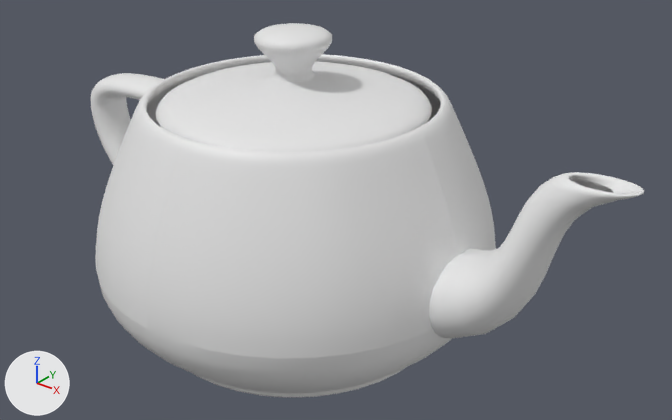
One commit to the OBJ model static/teapot.obj: the scene before it, then after it.
Rendered twice from a 50 mm lens placed at (5.58, -6.34, 5.38), pointed at (0.36, 0.18, 1.34). Lighting does not change. The marker at lower left points along +X, +Y and +Z. Where no turn or scale is listed for an object, it has been applied to the vertices. Vertices at the same position are counted once.

The first picture shows 'teapot'.
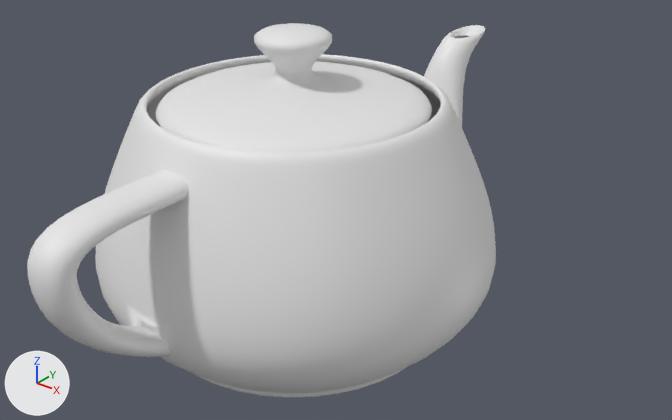
Commit message: Using a better teapot

Where the change shows, as pixel boxes (x1, y1, x2, y2) in the pictures (672 x 420 px):
'teapot', reshaped (15% narrower)
    before: (91, 23, 644, 398)
    after: (27, 23, 496, 398)
part 1 of me_teapot, added
    after: (424, 25, 485, 127)
part 2 of me_teapot, deleted
    before: (429, 172, 644, 339)
part 3 of me_teapot, deleted
    before: (91, 73, 164, 165)
part 4 of me_teapot, added
    after: (27, 170, 189, 357)

Edits to the bpy script that builds the scene:
```text
Change me_teapot:
    used by ob_teapot; location = (0.0, 0.0, 0.0)
    remove me_teapot.from_pydata(...)  # 3241 vertices, 6320 faces; spans x -3.0..3.43, y -2.0..2.0, z 0.0..3.15
    add me_teapot.from_pydata(...)  # 3241 vertices, 6320 faces; spans x -2.0..2.0, y -3.0..3.43, z 0.0..3.15
    me_teapot part 1: a new loose piece of 420 vertices spanning x -0.5..0.5, y 1.7..3.43, z 0.6..2.48
    me_teapot part 2: the loose piece of 420 vertices spanning x 1.7..3.43, y -0.49..0.5, z 0.6..2.48 is deleted
    me_teapot part 3: 419 vertices removed from x -3.0..-1.5, y -0.22..0.23, z 0.6..2.25
    me_teapot part 4: 419 vertices added at x -0.22..0.22, y -3.0..-1.5, z 0.6..2.25
```
